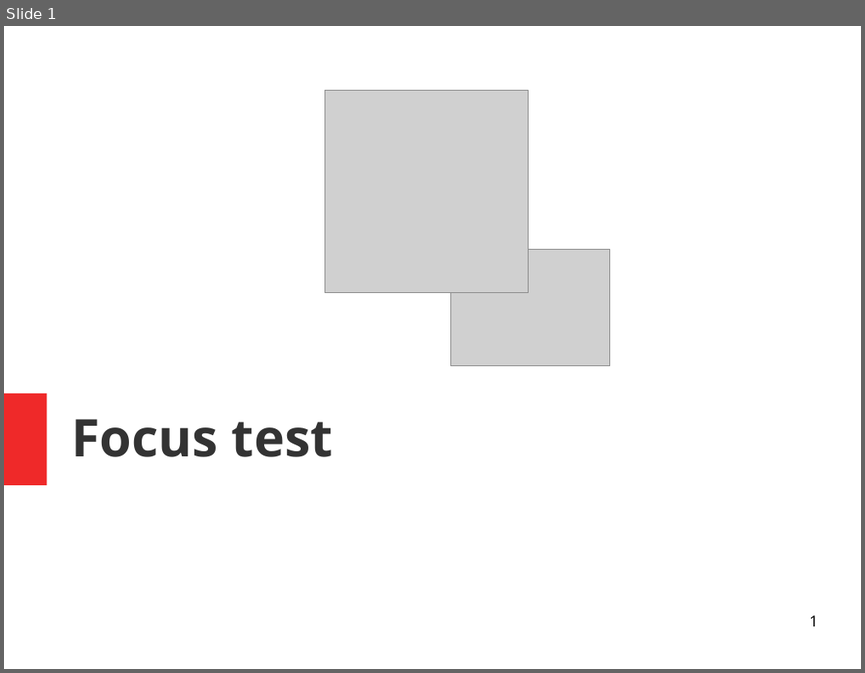
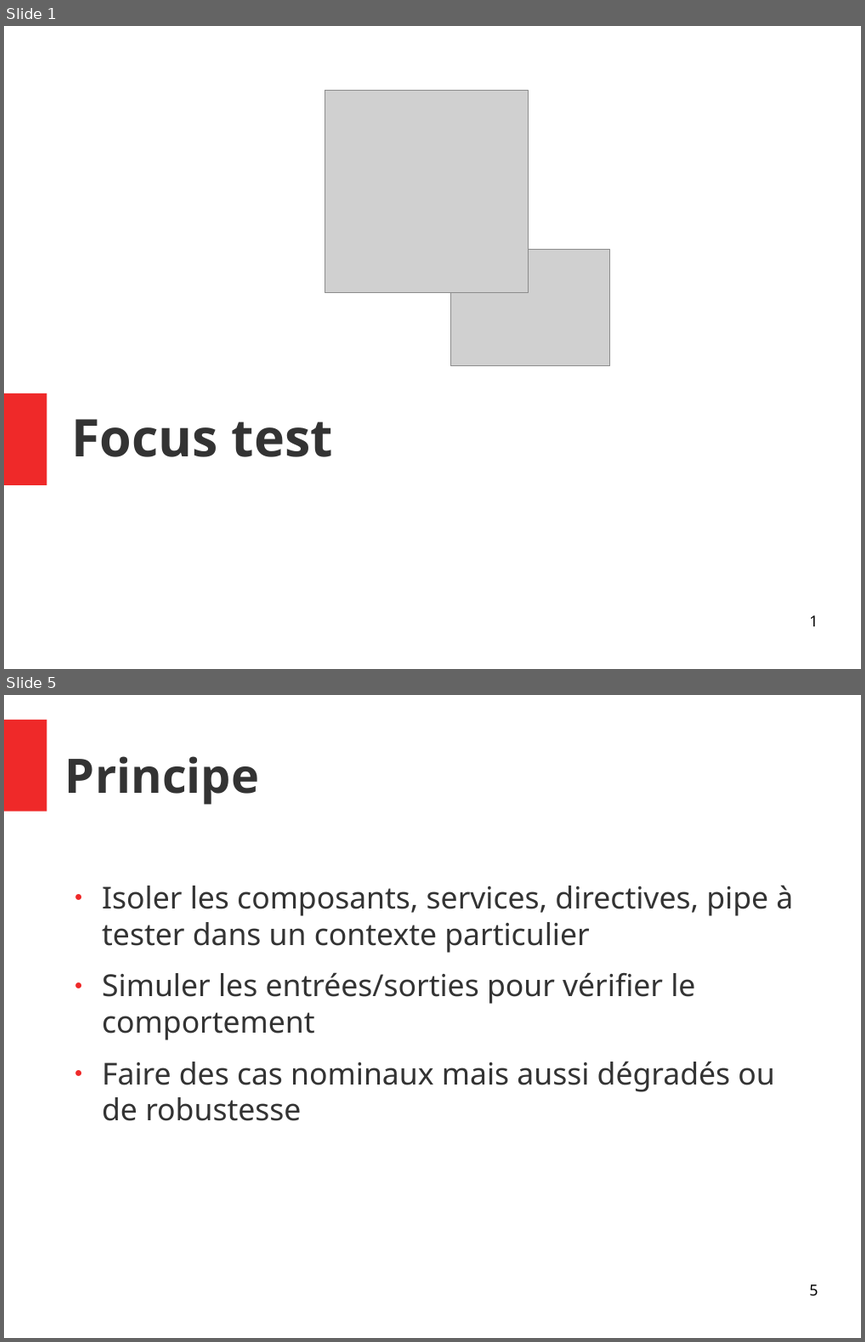
Before and after one commit to Yanoushka/angular-seed, a slide deck: docs/Focus test.odp. Shown one above the other, each under a label of ours: slide 1 before the commit, slides 1 and 5 after it; the slides between them are not shown. The pictures are 865x673 and 865x1342 pixels, drawn with LibreOffice and Linux fonts; fonts in the diff are those of the drawing; grey boxes stand for pictures. Boxes give left, top, right and bottom in pixels: in the first picture for what was removed or moved away, otherwise in the second. Text is boxed around its words. In the diff, an @@ line names an element or a change of style, - is before the commit and + after.

```diff
--- a/docs/Focus test.odp
+++ b/docs/Focus test.odp
@@ slide 5 added at [4,695,861,1338], background #FFFFFF @@
@@ rectangle added at [4,719,46,811], fill #EF2929 @@
@@ title added at [65,756,259,805], 44 pt, text #333333, bold @@
+Principe
@@ text added at [102,885,793,1121], 28 pt, text #333333 @@
+● Isoler les composants, services, directives, pipe à tester dans un contexte particulier
+● Simuler les entrées/sorties pour vérifier le comportement
+● Faire des cas nominaux mais aussi dégradés ou de robustesse
@@ page number added at [809,1284,817,1296], 14 pt, text #000000 @@
+5
```
Also in this commit, not shown: 16 other slides added, 4 slides removed.
